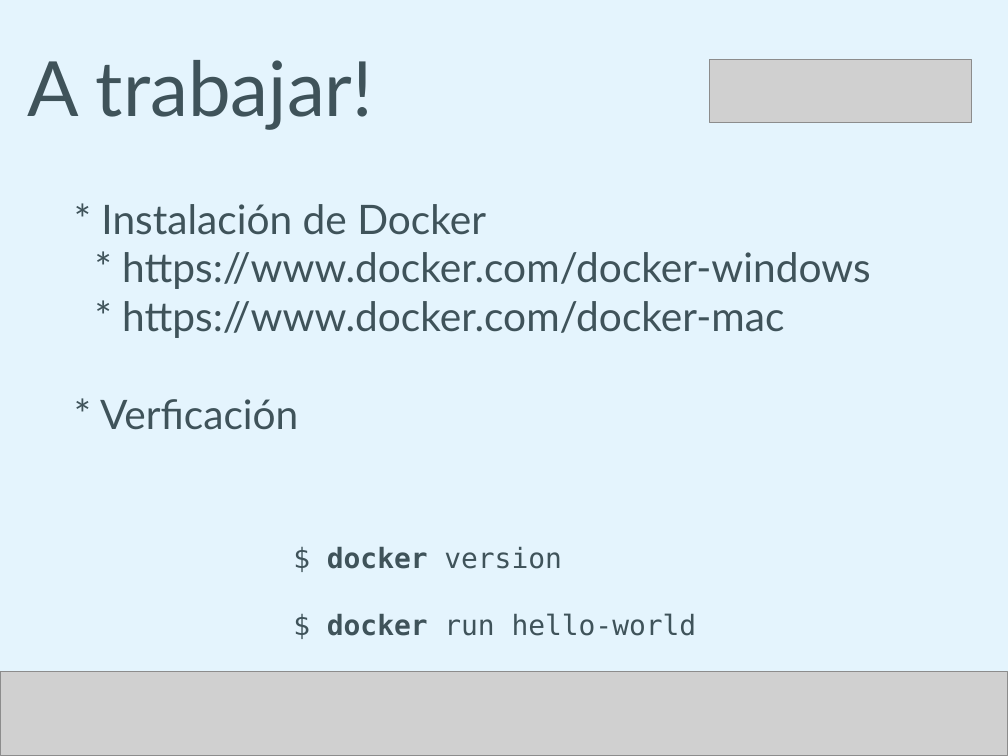
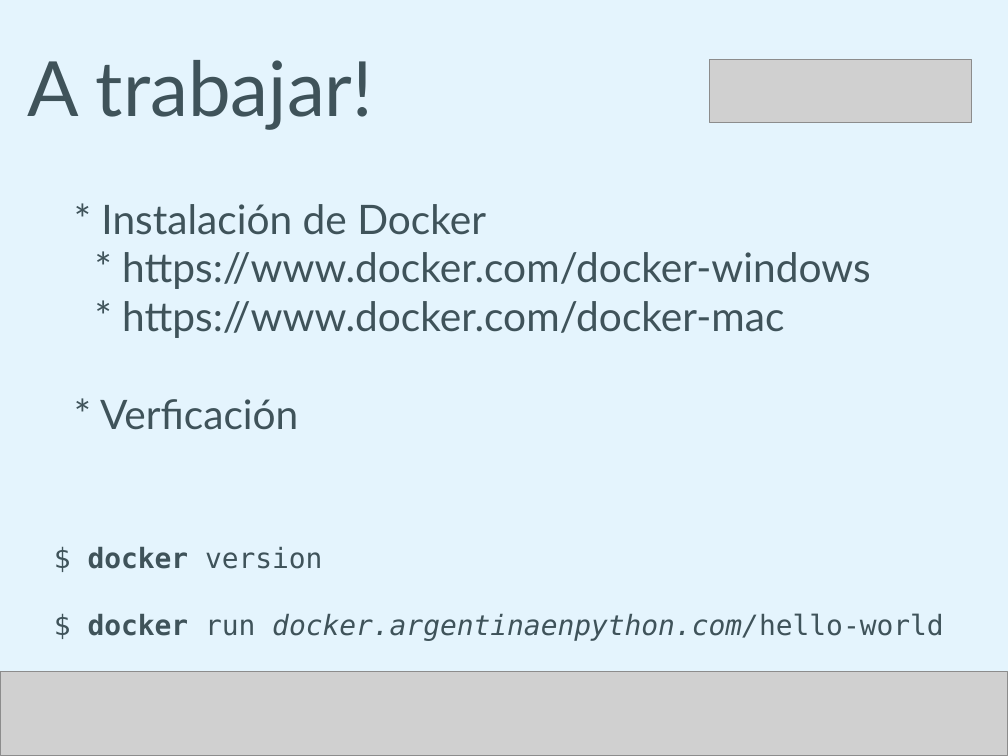
Before and after one commit to humitos/docker-workshop, a slide deck: slide 20 of talk/docker.odp. Drawn at 1008x756 pixels with LibreOffice and Linux fonts; fonts in the diff are those of the drawing; grey boxes stand for pictures. Boxes give left, top, right and bottom in pixels: in the first picture for what was removed or moved away, otherwise in the second. Text is boxed around its words. In the diff, an @@ line names an element or a change of style, - is before the commit and + after.

```diff
--- a/talk/docker.odp
+++ b/talk/docker.odp
@@ text "$ docker version": place and size @@
-text "$ docker version" at [327,547,697,636]
+text "$ docker version" at [88,547,944,641]
@@ text at [88,613,944,641]: text changed; italic on @@
-$ docker run hello-world
+$ docker run docker.argentinaenpython.com/hello-world
```
Also in this commit, not shown: 2 other slides changed.
